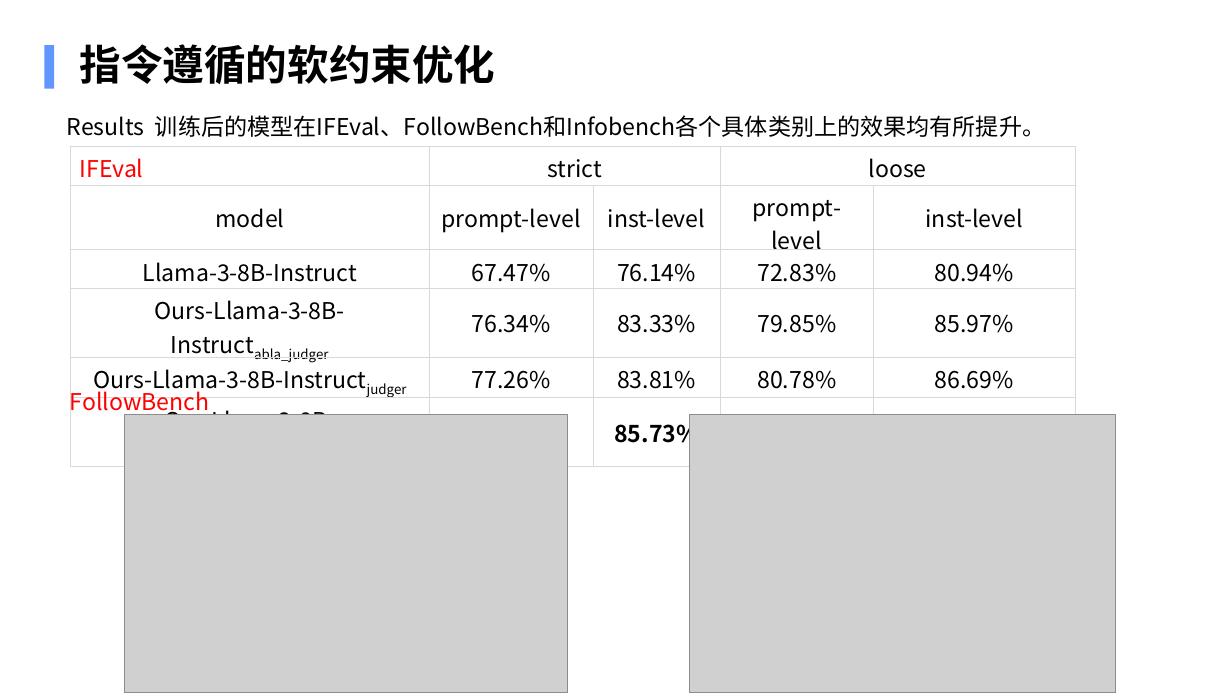
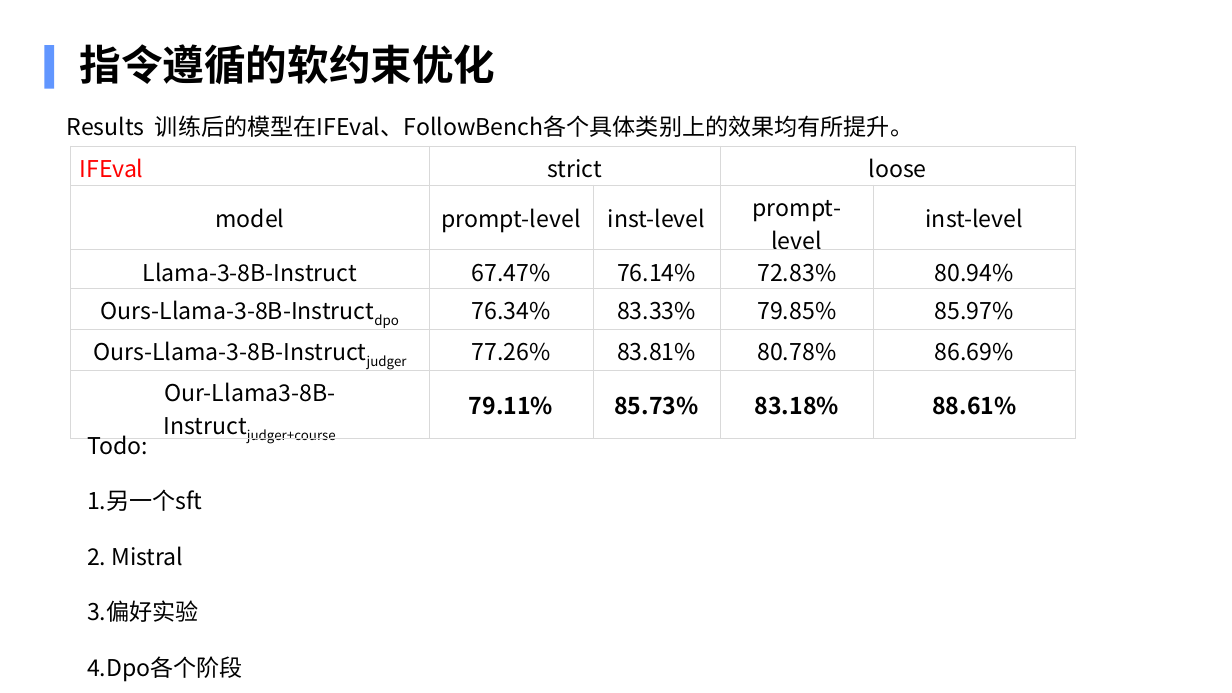
Before and after one commit to happy12348/aa, a slide deck: slide 4 of 蚂蚁汇报.pptx. Drawn at 1232x693 pixels with LibreOffice and Linux fonts; fonts in the diff are those of the drawing; grey boxes stand for pictures; background and template pictures are left out. Boxes give left, top, right and bottom in pixels: in the first picture for what was removed or moved away, otherwise in the second. Text is boxed around its words. In the diff, an @@ line names an element or a change of style, - is before the commit and + after.

```diff
--- a/蚂蚁汇报.pptx
+++ b/蚂蚁汇报.pptx
@@ text at [67,115,913,137]: text changed @@
-Results 训练后的模型在IFEval、FollowBench和Infobench各个具体类别上的效果均有所提升。
+Results 训练后的模型在IFEval、FollowBench各个具体类别上的效果均有所提升。
@@ table at [70,146,1076,448] @@
-row 4, column 1: Ours-Llama-3-8B-Instructabla_judger
+row 4, column 1: Ours-Llama-3-8B-Instructdpo
@@ text removed at [70,386,210,415] @@
-FollowBench
@@ picture removed at [125,415,567,693] @@
@@ picture removed at [690,415,1116,693] @@
@@ text added at [87,435,243,681], 18 pt, text #000000 @@
+Todo:
+1.另一个sft
+2. Mistral
+3.偏好实验
+4.Dpo各个阶段
```
Also in this commit, not shown: 2 slides added.
